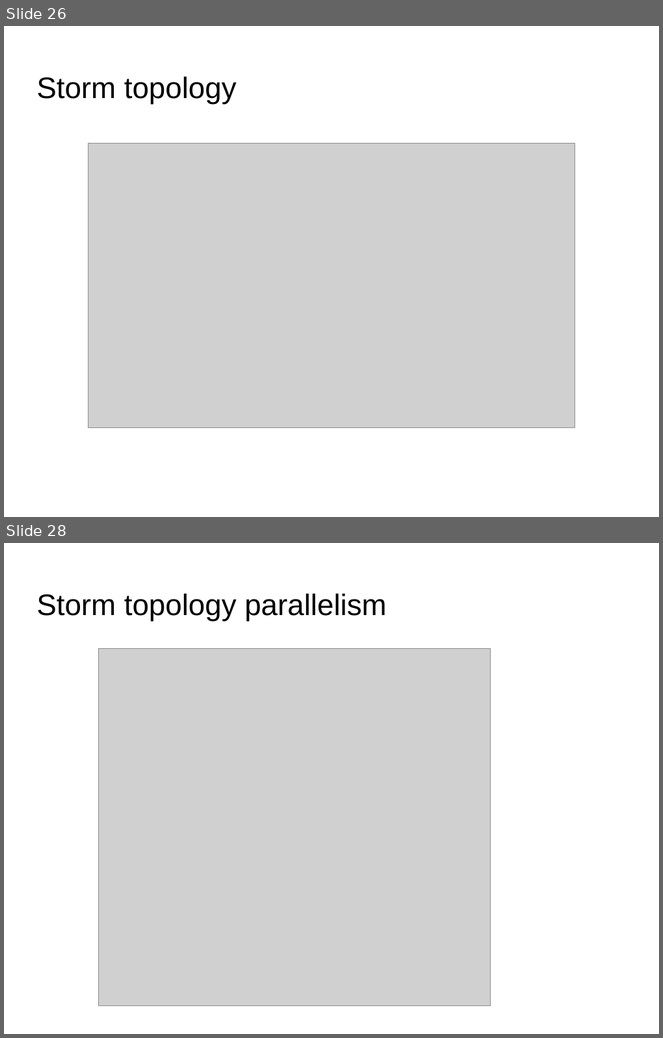
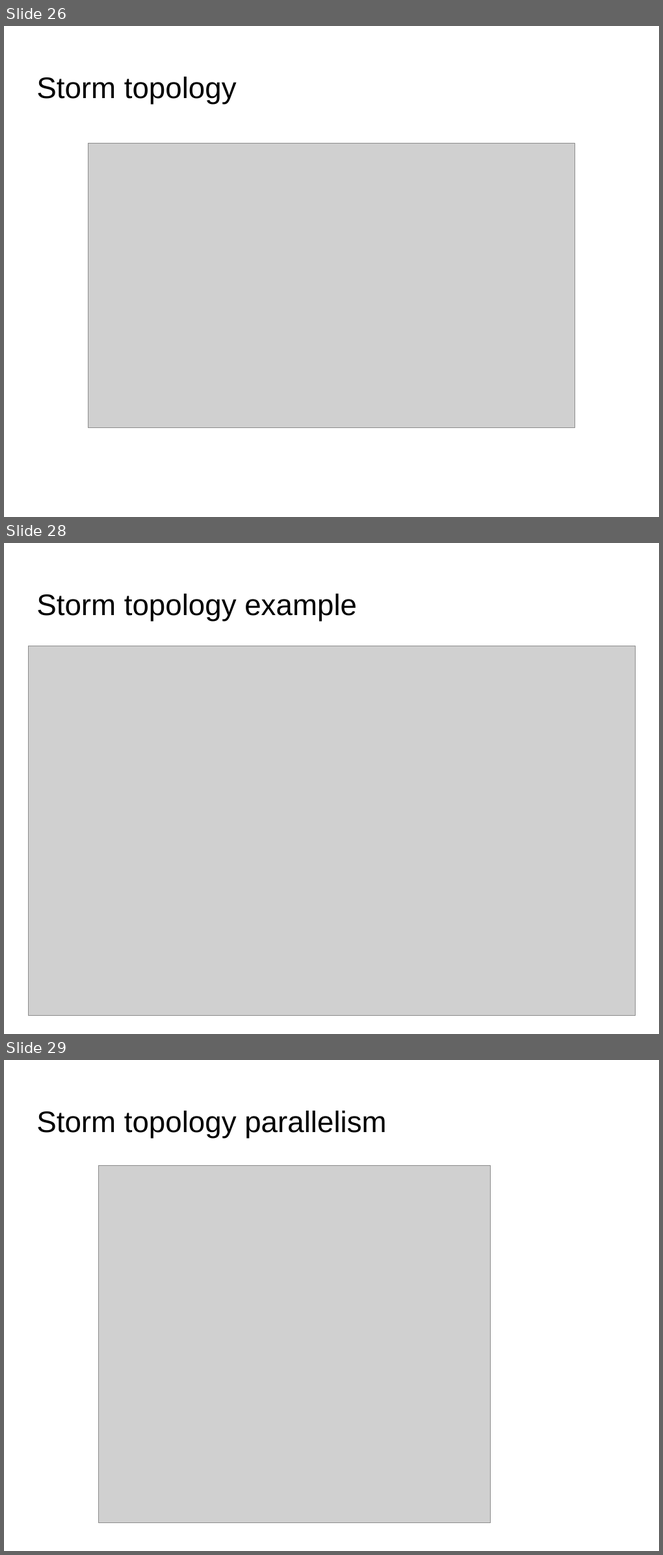
Before and after one commit to qiozas/Documents, a slide deck: fosscomm-2016/Big Data Streaming - FOSSCOMM 2016.odp. Shown one above the other, each under a label of ours: slides 26 and 28 before the commit, slides 26, 28 and 29 after it; the slides between them are not shown. The pictures are 663x1038 and 663x1555 pixels, drawn with LibreOffice and Linux fonts; fonts in the diff are those of the drawing; grey boxes stand for pictures; background and template pictures are left out. Boxes give left, top, right and bottom in pixels: in the first picture for what was removed or moved away, otherwise in the second. Text is boxed around its words. In the diff, an @@ line names an element or a change of style, - is before the commit and + after.

```diff
--- a/fosscomm-2016/Big Data Streaming - FOSSCOMM 2016.odp
+++ b/fosscomm-2016/Big Data Streaming - FOSSCOMM 2016.odp
@@ slide 28 added at box(4, 543, 659, 1034), background picture (left out) @@
@@ title added at box(36, 594, 357, 622), 36 pt, text #000000 @@
+Storm topology example
@@ picture added at box(29, 646, 636, 1016) @@
@@ what was slide 28 is now slide 29 @@
```
Also in this commit, not shown: 8 slides changed, 1 other slide added, 1 slide removed, 1 other file.
